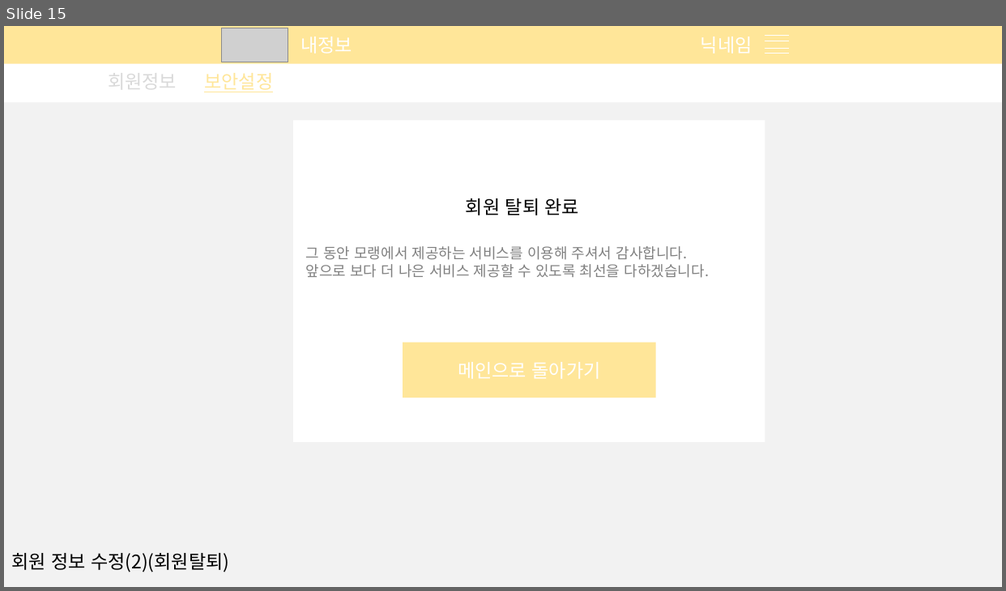
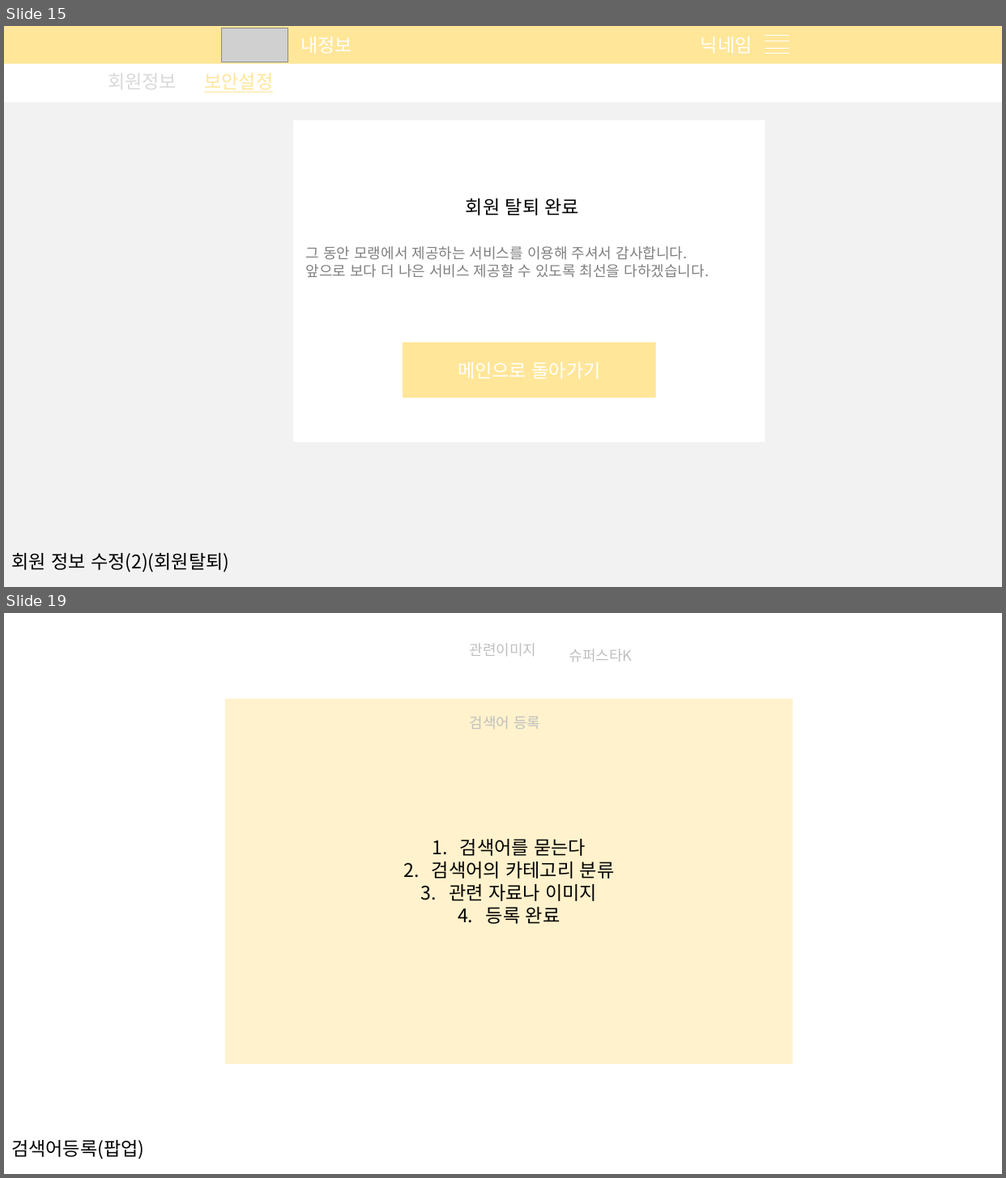
Before and after one commit to What-The-Pork/meeting-log, a slide deck: image/login/회원관리페이지.pptx. Shown one above the other, each under a label of ours: slide 15 before the commit, slides 15 and 19 after it; the slides between them are not shown. The pictures are 1006x591 and 1006x1178 pixels, drawn with LibreOffice and Linux fonts; fonts in the diff are those of the drawing; grey boxes stand for pictures. Boxes give left, top, right and bottom in pixels: in the first picture for what was removed or moved away, otherwise in the second. Text is boxed around its words. In the diff, an @@ line names an element or a change of style, - is before the commit and + after.

```diff
--- a/image/login/회원관리페이지.pptx
+++ b/image/login/회원관리페이지.pptx
@@ slide 19 added at (4,613,1002,1174), background #FFFFFF @@
@@ text added at (470,643,537,656), 14 pt, text #BFBFBF @@
+관련이미지
@@ text added at (569,649,633,662), 14 pt, text #BFBFBF @@
+슈퍼스타K
@@ rectangle added at (225,699,792,1064), fill #FFF2CC, 18 pt, text #000000 @@
+1. 검색어를 묻는다
+2. 검색어의 카테고리 분류
+3. 관련 자료나 이미지
+4. 등록 완료
@@ text added at (469,716,540,729), 14 pt, text #BFBFBF @@
+검색어 등록
@@ text added at (11,1140,144,1160), 18 pt, text #000000 @@
+검색어등록(팝업)
```
Also in this commit, not shown: 3 slides changed, 3 other slides added.
